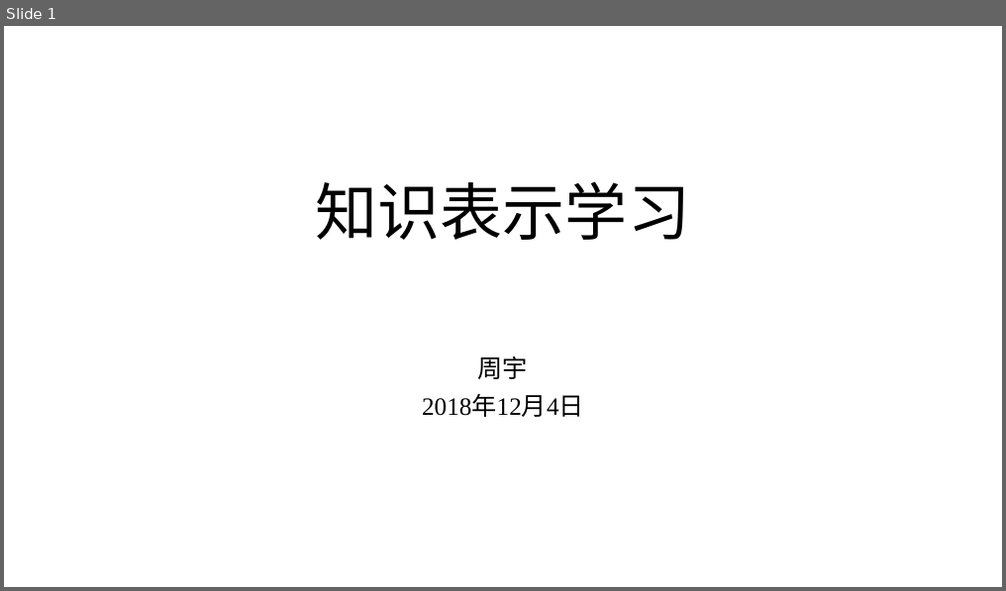
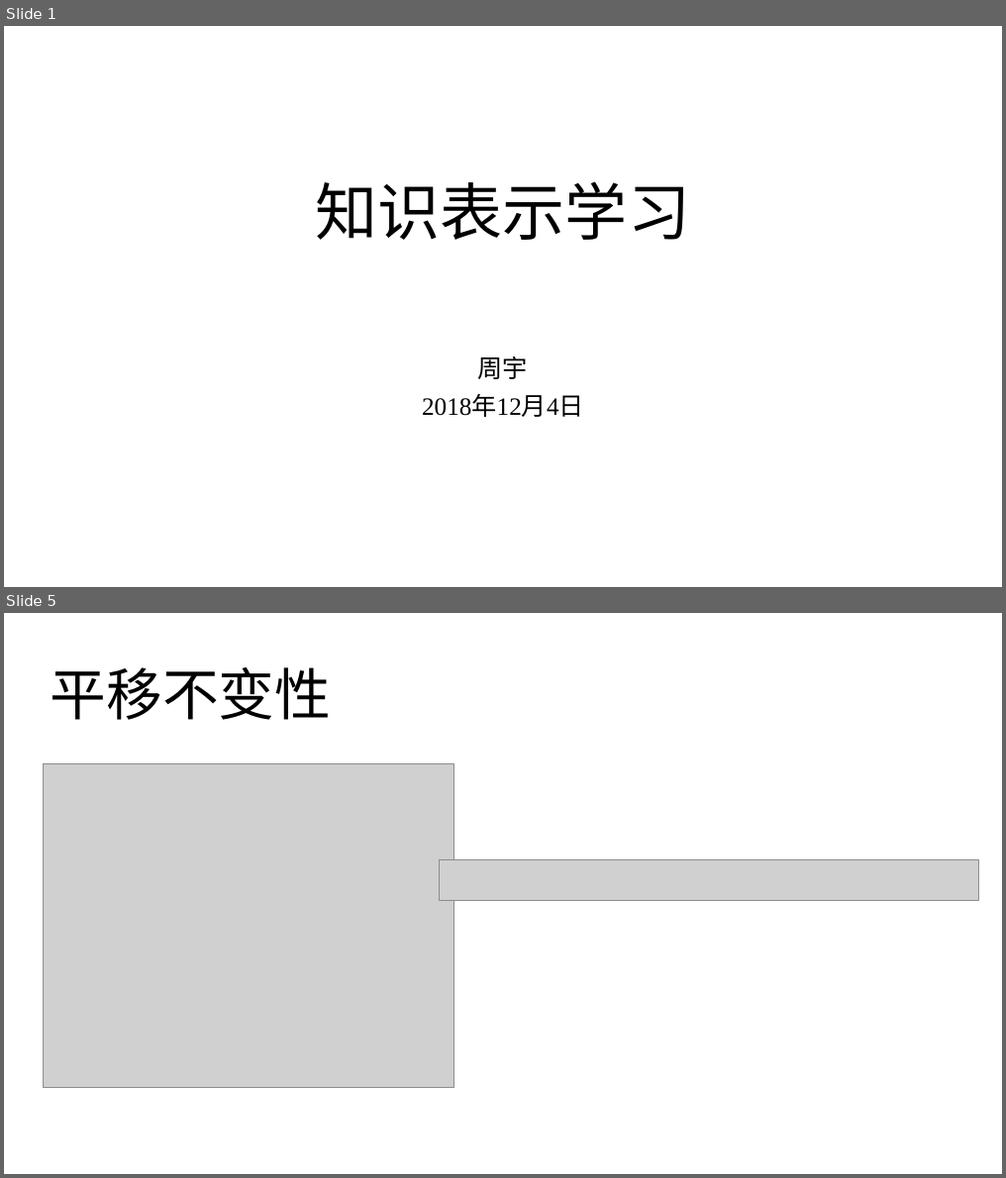
Before and after one commit to zyxdSTU/presetation, a slide deck: 知识表示学习/知识表示学习.pptx. Shown one above the other, each under a label of ours: slide 1 before the commit, slides 1 and 5 after it; the slides between them are not shown. The pictures are 1006x591 and 1006x1178 pixels, drawn with LibreOffice and Linux fonts; fonts in the diff are those of the drawing; grey boxes stand for pictures. Boxes give left, top, right and bottom in pixels: in the first picture for what was removed or moved away, otherwise in the second. Text is boxed around its words. In the diff, an @@ line names an element or a change of style, - is before the commit and + after.

```diff
--- a/知识表示学习/知识表示学习.pptx
+++ b/知识表示学习/知识表示学习.pptx
@@ slide 5 added at box(4, 613, 1002, 1174), background #FFFFFF @@
@@ title added at box(51, 667, 331, 720), 54 pt, text #000000 @@
+平移不变性
@@ picture added at box(43, 763, 454, 1087) @@
@@ picture added at box(439, 861, 979, 900) @@
```
Also in this commit, not shown: 4 slides changed, 2 other slides added, 3 slides removed, 4 other files.
